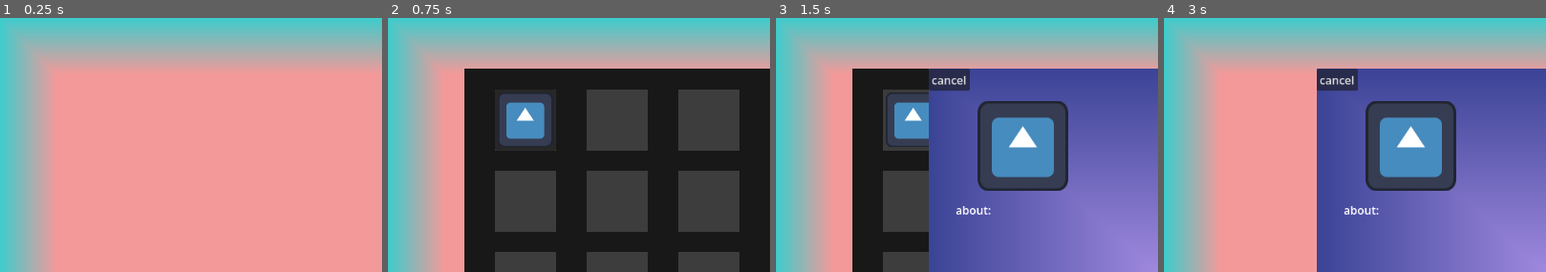
Above: before the commit, frames 1-4 (left to right).
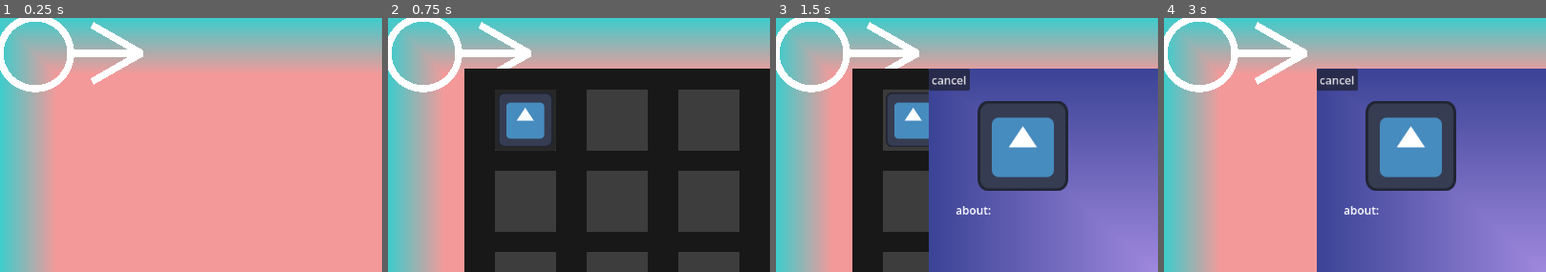
Above: after the commit, the same moments.

Repository: smkillerz777-star/Magia-Infinita
Game: Godot game, scene res://main_game.tscn
Two runs of this game, one before a commit and one after it. Both use one fixed random seed, a clock stepped at 60 frames per second and the inputs below. The engine's default icon, where the game draws it, is replaced by a stand-in: a white triangle on a blue panel in a dark square.
Inputs (mouse positions are % of the whole screen's width and height, from its top left):
- Up to frame 1 (0.25 s): no input
- Up to frame 2 (0.75 s): click "inventory" at 0.5 s
- Up to frame 3 (1.5 s): click (18, 20) at 1.25 s
- Up to frame 4 (3 s): click "use" at 2 s; click "cancel" at 2.75 s
The pictures show only the part of the screen within x 0-50%, y 0-50%; the shares and areas given below are measured in that part.

The runs differ from the first frame. In frame 1, 2.7% of the frame differs, in the area x 0-38%, y 0-30%; in frame 2, 2.5%; in frame 3, 2.5%; in frame 4, 2.7%.

Commit message:
added custom class for p dollar recognition,point,symbols
now their is a dedicated class for recognizor which uses p dollar algorithm to detect the symbols it is faster than n dollar which i was gonna use for multistoke and has multistroke functionality unlike 1 dollar algorithm and it was quite simple i had to read its research paper of 8 pages to fully grasp . added the point class which will the base class for all the templates and inputted gestures this took all day because i had to study the algorithm

Diff:
--- /dev/null
+++ b/magia-infinita/Point.gd
@@ -0,0 +1,13 @@
+extends Node
+class_name Point
+@export var stroke_id  = 0
+@export var x = 0
+@export var y = 0
+func distance_to(point):
+    var p1 = Vector2(x,y)
+    var p2 = Vector2(point.x,point.y)
+    return p1.distance_to(p2)
+func _init(p_x,p_y,p_stroke_id):
+    x = p_x
+    y = p_y
+    stroke_id = p_stroke_id
--- /dev/null
+++ b/magia-infinita/Symbols.gd
@@ -0,0 +1,368 @@
+extends Node
+class_name Symbols
+static var direction_sign : Array[Point] = [
+Point.new(50.0, 0.0,0),
+Point.new(49.99239, 0.87262,0),
+Point.new(49.96954, 1.744975,0),
+Point.new(49.93148, 2.616798,0),
+Point.new(49.8782, 3.487824,0),
+Point.new(49.80973, 4.357787,0),
+Point.new(49.72609, 5.226423,0),
+Point.new(49.62731, 6.093467,0),
+Point.new(49.5134, 6.958655,0),
+Point.new(49.38442, 7.821723,0),
+Point.new(49.24039, 8.682409,0),
+Point.new(49.08136, 9.54045,0),
+Point.new(48.90738, 10.39558,0),
+Point.new(48.7185, 11.24755,0),
+Point.new(48.51479, 12.0961,0),
+Point.new(48.29629, 12.94095,0),
+Point.new(48.06308, 13.78187,0),
+Point.new(47.81524, 14.61859,0),
+Point.new(47.55283, 15.45085,0),
+Point.new(47.27593, 16.27841,0),
+Point.new(46.98463, 17.10101,0),
+Point.new(46.67902, 17.9184,0),
+Point.new(46.35919, 18.73033,0),
+Point.new(46.02524, 19.53656,0),
+Point.new(45.67727, 20.33683,0),
+Point.new(45.31539, 21.13091,0),
+Point.new(44.9397, 21.91856,0),
+Point.new(44.55033, 22.69953,0),
+Point.new(44.14738, 23.47358,0),
+Point.new(43.73098, 24.24048,0),
+Point.new(43.30127, 25.0,0),
+Point.new(42.85836, 25.7519,0),
+Point.new(42.4024, 26.49596,0),
+Point.new(41.93353, 27.23195,0),
+Point.new(41.45188, 27.95964,0),
+Point.new(40.9576, 28.67882,0),
+Point.new(40.45085, 29.38926,0),
+Point.new(39.93177, 30.09075,0),
+Point.new(39.40054, 30.78307,0),
+Point.new(38.8573, 31.46602,0),
+Point.new(38.30222, 32.13938,0),
+Point.new(37.73548, 32.80295,0),
+Point.new(37.15724, 33.45653,0),
+Point.new(36.56768, 34.09992,0),
+Point.new(35.96699, 34.73292,0),
+Point.new(35.35534, 35.35534,0),
+Point.new(34.73292, 35.96699,0),
+Point.new(34.09992, 36.56768,0),
+Point.new(33.45653, 37.15724,0),
+Point.new(32.80295, 37.73548,0),
+Point.new(32.13938, 38.30222,0),
+Point.new(31.46602, 38.8573,0),
+Point.new(30.78307, 39.40054,0),
+Point.new(30.09075, 39.93177,0),
+Point.new(29.38926, 40.45085,0),
+Point.new(28.67882, 40.9576,0),
+Point.new(27.95964, 41.45188,0),
+Point.new(27.23195, 41.93353,0),
+Point.new(26.49596, 42.4024,0),
+Point.new(25.7519, 42.85836,0),
+Point.new(25.0, 43.30127,0),
+Point.new(24.24048, 43.73098,0),
+Point.new(23.47358, 44.14738,0),
+Point.new(22.69953, 44.55033,0),
+Point.new(21.91856, 44.9397,0),
+Point.new(21.13091, 45.31539,0),
+Point.new(20.33683, 45.67727,0),
+Point.new(19.53656, 46.02524,0),
+Point.new(18.73033, 46.35919,0),
+Point.new(17.9184, 46.67902,0),
+Point.new(17.10101, 46.98463,0),
+Point.new(16.27841, 47.27593,0),
+Point.new(15.45085, 47.55283,0),
+Point.new(14.61859, 47.81524,0),
+Point.new(13.78187, 48.06308,0),
+Point.new(12.94095, 48.29629,0),
+Point.new(12.0961, 48.51479,0),
+Point.new(11.24755, 48.7185,0),
+Point.new(10.39558, 48.90738,0),
+Point.new(9.54045, 49.08136,0),
+Point.new(8.682409, 49.24039,0),
+Point.new(7.821723, 49.38442,0),
+Point.new(6.958655, 49.5134,0),
+Point.new(6.093467, 49.62731,0),
+Point.new(5.226423, 49.72609,0),
+Point.new(4.357787, 49.80973,0),
+Point.new(3.487824, 49.8782,0),
+Point.new(2.616798, 49.93148,0),
+Point.new(1.744975, 49.96954,0),
+Point.new(0.87262, 49.99239,0),
+Point.new(0.0, 50.0,0),
+Point.new(-0.87262, 49.99239,0),
+Point.new(-1.744975, 49.96954,0),
+Point.new(-2.616798, 49.93148,0),
+Point.new(-3.487824, 49.8782,0),
+Point.new(-4.357787, 49.80973,0),
+Point.new(-5.226423, 49.72609,0),
+Point.new(-6.093467, 49.62731,0),
+Point.new(-6.958655, 49.5134,0),
+Point.new(-7.821723, 49.38442,0),
+Point.new(-8.682409, 49.24039,0),
+Point.new(-9.54045, 49.08136,0),
+Point.new(-10.39558, 48.90738,0),
+Point.new(-11.24755, 48.7185,0),
+Point.new(-12.0961, 48.51479,0),
+Point.new(-12.94095, 48.29629,0),
+Point.new(-13.78187, 48.06308,0),
+Point.new(-14.61859, 47.81524,0),
+Point.new(-15.45085, 47.55283,0),
+Point.new(-16.27841, 47.27593,0),
+Point.new(-17.10101, 46.98463,0),
+Point.new(-17.9184, 46.67902,0),
+Point.new(-18.73033, 46.35919,0),
+Point.new(-19.53656, 46.02524,0),
+Point.new(-20.33683, 45.67727,0),
+Point.new(-21.13091, 45.31539,0),
+Point.new(-21.91856, 44.9397,0),
+Point.new(-22.69953, 44.55033,0),
+Point.new(-23.47358, 44.14738,0),
+Point.new(-24.24048, 43.73098,0),
+Point.new(-25.0, 43.30127,0),
+Point.new(-25.7519, 42.85836,0),
+Point.new(-26.49596, 42.4024,0),
+Point.new(-27.23195, 41.93353,0),
+Point.new(-27.95964, 41.45188,0),
+Point.new(-28.67882, 40.9576,0),
+Point.new(-29.38926, 40.45085,0),
+Point.new(-30.09075, 39.93177,0),
+Point.new(-30.78307, 39.40054,0),
+Point.new(-31.46602, 38.8573,0),
+Point.new(-32.13938, 38.30222,0),
+Point.new(-32.80295, 37.73548,0),
+Point.new(-33.45653, 37.15724,0),
+Point.new(-34.09992, 36.56768,0),
+Point.new(-34.73292, 35.96699,0),
+Point.new(-35.35534, 35.35534,0),
+Point.new(-35.96699, 34.73292,0),
+Point.new(-36.56768, 34.09992,0),
+Point.new(-37.15724, 33.45653,0),
+Point.new(-37.73548, 32.80295,0),
+Point.new(-38.30222, 32.13938,0),
+Point.new(-38.8573, 31.46602,0),
+Point.new(-39.40054, 30.78307,0),
+Point.new(-39.93177, 30.09075,0),
+Point.new(-40.45085, 29.38926,0),
+Point.new(-40.9576, 28.67882,0),
+Point.new(-41.45188, 27.95964,0),
+Point.new(-41.93353, 27.23195,0),
+Point.new(-42.4024, 26.49596,0),
+Point.new(-42.85836, 25.7519,0),
+Point.new(-43.30127, 25.0,0),
+Point.new(-43.73098, 24.24048,0),
+Point.new(-44.14738, 23.47358,0),
+Point.new(-44.55033, 22.69953,0),
+Point.new(-44.9397, 21.91856,0),
+Point.new(-45.31539, 21.13091,0),
+Point.new(-45.67727, 20.33683,0),
+Point.new(-46.02524, 19.53656,0),
+Point.new(-46.35919, 18.73033,0),
+Point.new(-46.67902, 17.9184,0),
+Point.new(-46.98463, 17.10101,0),
+Point.new(-47.27593, 16.27841,0),
+Point.new(-47.55283, 15.45085,0),
+Point.new(-47.81524, 14.61859,0),
+Point.new(-48.06308, 13.78187,0),
+Point.new(-48.29629, 12.94095,0),
+Point.new(-48.51479, 12.0961,0),
+Point.new(-48.7185, 11.24755,0),
+Point.new(-48.90738, 10.39558,0),
+Point.new(-49.08136, 9.54045,0),
+Point.new(-49.24039, 8.682409,0),
+Point.new(-49.38442, 7.821723,0),
+Point.new(-49.5134, 6.958655,0),
+Point.new(-49.62731, 6.093467,0),
+Point.new(-49.72609, 5.226423,0),
+Point.new(-49.80973, 4.357787,0),
+Point.new(-49.8782, 3.487824,0),
+Point.new(-49.93148, 2.616798,0),
+Point.new(-49.96954, 1.744975,0),
+Point.new(-49.99239, 0.87262,0),
+Point.new(-50.0, 0.0,0),
+Point.new(-49.99239, -0.87262,0),
+Point.new(-49.96954, -1.744975,0),
+Point.new(-49.93148, -2.616798,0),
+Point.new(-49.8782, -3.487824,0),
+Point.new(-49.80973, -4.357787,0),
+Point.new(-49.72609, -5.226423,0),
+Point.new(-49.62731, -6.093467,0),
+Point.new(-49.5134, -6.958655,0),
+Point.new(-49.38442, -7.821723,0),
+Point.new(-49.24039, -8.682409,0),
+Point.new(-49.08136, -9.54045,0),
+Point.new(-48.90738, -10.39558,0),
+Point.new(-48.7185, -11.24755,0),
+Point.new(-48.51479, -12.0961,0),
+Point.new(-48.29629, -12.94095,0),
+Point.new(-48.06308, -13.78187,0),
+Point.new(-47.81524, -14.61859,0),
+Point.new(-47.55283, -15.45085,0),
+Point.new(-47.27593, -16.27841,0),
+Point.new(-46.98463, -17.10101,0),
+Point.new(-46.67902, -17.9184,0),
+Point.new(-46.35919, -18.73033,0),
+Point.new(-46.02524, -19.53656,0),
+Point.new(-45.67727, -20.33683,0),
+Point.new(-45.31539, -21.13091,0),
+Point.new(-44.9397, -21.91856,0),
+Point.new(-44.55033, -22.69953,0),
+Point.new(-44.14738, -23.47358,0),
+Point.new(-43.73098, -24.24048,0),
+Point.new(-43.30127, -25.0,0),
+Point.new(-42.85836, -25.7519,0),
+Point.new(-42.4024, -26.49596,0),
+Point.new(-41.93353, -27.23195,0),
+Point.new(-41.45188, -27.95964,0),
+Point.new(-40.9576, -28.67882,0),
+Point.new(-40.45085, -29.38926,0),
+Point.new(-39.93177, -30.09075,0),
+Point.new(-39.40054, -30.78307,0),
+Point.new(-38.8573, -31.46602,0),
+Point.new(-38.30222, -32.13938,0),
+Point.new(-37.73548, -32.80295,0),
+Point.new(-37.15724, -33.45653,0),
+Point.new(-36.56768, -34.09992,0),
+Point.new(-35.96699, -34.73292,0),
+Point.new(-35.35534, -35.35534,0),
+Point.new(-34.73292, -35.96699,0),
+Point.new(-34.09992, -36.56768,0),
+Point.new(-33.45653, -37.15724,0),
+Point.new(-32.80295, -37.73548,0),
+Point.new(-32.13938, -38.30222,0),
+Point.new(-31.46602, -38.8573,0),
+Point.new(-30.78307, -39.40054,0),
+Point.new(-30.09075, -39.93177,0),
+Point.new(-29.38926, -40.45085,0),
+Point.new(-28.67882, -40.9576,0),
+Point.new(-27.95964, -41.45188,0),
+Point.new(-27.23195, -41.93353,0),
+Point.new(-26.49596, -42.4024,0),
+Point.new(-25.7519, -42.85836,0),
+Point.new(-25.0, -43.30127,0),
+Point.new(-24.24048, -43.73098,0),
+Point.new(-23.47358, -44.14738,0),
+Point.new(-22.69953, -44.55033,0),
+Point.new(-21.91856, -44.9397,0),
+Point.new(-21.13091, -45.31539,0),
+Point.new(-20.33683, -45.67727,0),
+Point.new(-19.53656, -46.02524,0),
+Point.new(-18.73033, -46.35919,0),
+Point.new(-17.9184, -46.67902,0),
+Point.new(-17.10101, -46.98463,0),
+Point.new(-16.27841, -47.27593,0),
+Point.new(-15.45085, -47.55283,0),
+Point.new(-14.61859, -47.81524,0),
+Point.new(-13.78187, -48.06308,0),
+Point.new(-12.94095, -48.29629,0),
+Point.new(-12.0961, -48.51479,0),
+Point.new(-11.24755, -48.7185,0),
+Point.new(-10.39558, -48.90738,0),
+Point.new(-9.54045, -49.08136,0),
+Point.new(-8.682409, -49.24039,0),
+Point.new(-7.821723, -49.38442,0),
+Point.new(-6.958655, -49.5134,0),
+Point.new(-6.093467, -49.62731,0),
+Point.new(-5.226423, -49.72609,0),
+Point.new(-4.357787, -49.80973,0),
+Point.new(-3.487824, -49.8782,0),
+Point.new(-2.616798, -49.93148,0),
+Point.new(-1.744975, -49.96954,0),
+Point.new(-0.87262, -49.99239,0),
+Point.new(-0.0, -50.0,0),
+Point.new(0.87262, -49.99239,0),
+Point.new(1.744975, -49.96954,0),
+Point.new(2.616798, -49.93148,0),
+Point.new(3.487824, -49.8782,0),
+Point.new(4.357787, -49.80973,0),
+Point.new(5.226423, -49.72609,0),
+Point.new(6.093467, -49.62731,0),
+Point.new(6.958655, -49.5134,0),
+Point.new(7.821723, -49.38442,0),
+Point.new(8.682409, -49.24039,0),
+Point.new(9.54045, -49.08136,0),
+Point.new(10.39558, -48.90738,0),
+Point.new(11.24755, -48.7185,0),
+Point.new(12.0961, -48.51479,0),
+Point.new(12.94095, -48.29629,0),
+Point.new(13.78187, -48.06308,0),
+Point.new(14.61859, -47.81524,0),
+Point.new(15.45085, -47.55283,0),
+Point.new(16.27841, -47.27593,0),
+Point.new(17.10101, -46.98463,0),
+Point.new(17.9184, -46.67902,0),
+Point.new(18.73033, -46.35919,0),
+Point.new(19.53656, -46.02524,0),
+Point.new(20.33683, -45.67727,0),
+Point.new(21.13091, -45.31539,0),
+Point.new(21.91856, -44.9397,0),
+Point.new(22.69953, -44.55033,0),
+Point.new(23.47358, -44.14738,0),
+Point.new(24.24048, -43.73098,0),
+Point.new(25.0, -43.30127,0),
+Point.new(25.7519, -42.85836,0),
+Point.new(26.49596, -42.4024,0),
+Point.new(27.23195, -41.93353,0),
+Point.new(27.95964, -41.45188,0),
+Point.new(28.67882, -40.9576,0),
+Point.new(29.38926, -40.45085,0),
+Point.new(30.09075, -39.93177,0),
+Point.new(30.78307, -39.40054,0),
+Point.new(31.46602, -38.8573,0),
+Point.new(32.13938, -38.30222,0),
+Point.new(32.80295, -37.73548,0),
+Point.new(33.45653, -37.15724,0),
+Point.new(34.09992, -36.56768,0),
+Point.new(34.73292, -35.96699,0),
+Point.new(35.35534, -35.35534,0),
+Point.new(35.96699, -34.73292,0),
+Point.new(36.56768, -34.09992,0),
+Point.new(37.15724, -33.45653,0),
+Point.new(37.73548, -32.80295,0),
+Point.new(38.30222, -32.13938,0),
+Point.new(38.8573, -31.46602,0),
+Point.new(39.40054, -30.78307,0),
+Point.new(39.93177, -30.09075,0),
+Point.new(40.45085, -29.38926,0),
+Point.new(40.9576, -28.67882,0),
+Point.new(41.45188, -27.95964,0),
+Point.new(41.93353, -27.23195,0),
+Point.new(42.4024, -26.49596,0),
+Point.new(42.85836, -25.7519,0),
+Point.new(43.30127, -25.0,0),
+Point.new(43.73098, -24.24048,0),
+Point.new(44.14738, -23.47358,0),
+Point.new(44.55033, -22.69953,0),
+Point.new(44.9397, -21.91856,0),
+Point.new(45.31539, -21.13091,0),
+Point.new(45.67727, -20.33683,0),
+Point.new(46.02524, -19.53656,0),
+Point.new(46.35919, -18.73033,0),
+Point.new(46.67902, -17.9184,0),
+Point.new(46.98463, -17.10101,0),
+Point.new(47.27593, -16.27841,0),
+Point.new(47.55283, -15.45085,0),
+Point.new(47.81524, -14.61859,0),
+Point.new(48.06308, -13.78187,0),
+Point.new(48.29629, -12.94095,0),
+Point.new(48.51479, -12.0961,0),
+Point.new(48.7185, -11.24755,0),
+Point.new(48.90738, -10.39558,0),
+Point.new(49.08136, -9.54045,0),
+Point.new(49.24039, -8.682409,0),
+Point.new(49.38442, -7.821723,0),
+Point.new(49.5134, -6.958655,0),
+Point.new(49.62731, -6.093467,0),
+Point.new(49.72609, -5.226423,0),
+Point.new(49.80973, -4.357787,0),
+Point.new(49.8782, -3.487824,0),
+Point.new(49.93148, -2.616798,0),
+Point.new(49.96954, -1.744975,0),
+Point.new(49.99239, -0.87262,0),
+Point.new(50.0, 0.0,0),
+Point.new(150.0, 0.0,0),
+Point.new(80.0, 40.0,0),
+Point.new(150.0, 0.0,0),
+Point.new(80.0, -40.0,0)]
--- a/magia-infinita/main_game.gd
+++ b/magia-infinita/main_game.gd
@@ -2,17 +2,17 @@
 var i = 0
 var completed = 0
 var first = true
+func _ready() -> void:
+	draw_template(Symbols.direction_sign)
 func _process(_delta):
 	if(Input.is_action_just_pressed("draw")):
 		$lines.add_child(customLine2D.new())
 	elif(Input.is_action_pressed("draw")):
 		$lines.get_child(i).add_point((get_global_mouse_position()))
 		if(is_complete($lines.get_child(i)) and $lines.get_child(i).points.size()>50 and not is_dot($lines.get_child(i))):
-			$lines.get_child(i).default_color = Color(0,0,0,1)
 			$lines.get_child(i).category = get_category($lines.get_child(i))
-			print($lines.get_child(i).category)
+			create_new($lines.get_child(i))
 			$lines.add_child(customLine2D.new())
-			i+=1
 		elif($lines.get_child(i).points.size()>40 and line_size($lines.get_child(i))>30):
 			if($lines.get_child(i).category == "default"):
 				$lines.get_child(i).category = get_category($lines.get_child(i))
@@ -20,10 +20,8 @@
 				if(get_category($lines.get_child(i))=="circle" and $lines.get_child(i).category=="partial circle"):
 					$lines.get_child(i).category="circle"
 				elif((get_category($lines.get_child(i)) != $lines.get_child(i).category)):
-					$lines.get_child(i).default_color = Color(0,0,0,1)
-					print($lines.get_child(i).category)
+					create_new($lines.get_child(i))
 					$lines.add_child(customLine2D.new())
-					i+=1
 
 	elif(Input.is_action_just_released("draw")):
 		var line = $lines.get_child(i)
@@ -31,20 +29,22 @@
 			$lines.get_child(i).queue_free()
 		elif(is_dot(line)):
 			line.category = "dot"
-			print(line.category)
-			line.default_color = Color(0,0,0,1)
-			i+=1
+			create_new(line)
 		else:
 			line.category = get_category(line)
-			print(line.category)
-			line.default_color = Color(0,0,0,1)
-			i+=1
+			create_new(line)
 
 func is_complete(line):
 	if(line.points[0].distance_to(line.points[line.points.size()-1])<5):
 			return true
 
-
+func create_new(line):
+	print(line.category)
+	line.default_color = Color(0,0,0,1)
+	if(line.category=="default"):
+		line.queue_free()
+		i-=1
+	i+=1
 func _on_inventory_pressed() -> void:
 	add_child(load("res://inventory.tscn").instantiate())
 
@@ -180,15 +180,15 @@
 
 func line_circle(radius=50):
 	var temp = []
-	temp.resize(360)
+	temp.resize(361)
 	for j in range(0,360):
 		temp[j] = Vector2(cos(deg_to_rad(j))*radius,sin(deg_to_rad(j))*radius)
-	#temp[360] = temp[0]
+	temp[360] = temp[0]
 	var line :customLine2D = customLine2D.new()
 	line.points = temp
 	return line
 
-func is_circle(line,prob=0.65):
+func is_circle(line,prob=0.75):
 	if(compare(line,line_circle())>prob):
 		return true
 	return false
@@ -258,3 +258,28 @@
 	elif(is_complete(line)):
 		return "complete"
 	return "default"
+
+func is_direction_symbol(lines):
+	var circle = null
+	var circle_count = 0
+	var straight_main = null
+	var straight_side1 = null
+	var straight_side2 = null
+
+	for line in lines:
+		if(line.category=="circle" or line.category=="partial circle"):
+			circle_count += 1
+			circle = line
+
+func draw_template(template):
+	var temp : Array[Vector2]= []
+	temp.resize(template.size())
+	var k = 0
+	for point in template:
+		temp[k] = Vector2(point.x,point.y)
+		k+=1
+	var new_line = Line2D.new()
+	new_line.points = temp
+	new_line = translate_to(new_line)
+	$lines.add_child(new_line)
+	i+=1
--- /dev/null
+++ b/magia-infinita/recognizer.gd
@@ -0,0 +1,130 @@
+extends Node
+func translate_to_origin(points : customLine2D):
+	var temp = []
+	temp.resize(points.size())
+	var k = 0
+	var centroid = Vector2(0,0)
+	for point in points:
+		centroid.x += point.x
+		centroid.y += point.y
+		temp[k] = Point.new(point.x,point.y,point.stroke_id)
+		k+=1
+	centroid /= points.size()
+	for point in temp:
+		point.x -= centroid.x
+		point.y -= centroid.y
+	return temp
+
+func scale(points):
+	var temp = []
+	temp.resize(points.size())
+	var max_x = -INF
+	var max_y = -INF
+	var min_x = INF
+	var min_y = INF
+	var k = 0
+	for point in points:
+		max_x = max(max_x,point.x)
+		max_y = max(max_y,point.y)
+		min_x = min(min_x,point.x)
+		min_y = min(min_y,point.y)
+		temp[k] = Point.new(point.x,point.y,point.stroke_id)
+		k+=1
+	var scale_factor = max(max_x-min_x,max_y-min_y)
+	var corner = Vector2(min_x,min_y)
+	k=0
+	for point in temp:
+		point.x = (point.x-corner.x)/scale_factor
+		point.y = (point.y-corner.y)/scale_factor
+	return temp
+
+func path_length(points):
+	var d = 0.0
+	for i in range(1,points.size()):
+		if(points[i-1].stroke_id==points[i].stroke_id):
+			d += points[i-1].distance_to(points[i])
+	return d
+
+func resample(points,n):
+	var interval = path_length(points)/(n-1)
+	var dis = 0.0
+	var temp = []
+	var k = 0
+	temp.resize(points.size())
+	for point in points:
+		temp[k] = point
+		k+=1
+	var new_points : Array[Point] = []
+	new_points.resize(n)
+	k = 0
+	var i = 1
+	while i < temp.size():
+		if(temp[i-1].stroke_id==temp[i]):
+			var d = temp[i-1].distance_to(temp[i])
+			if((dis+d)>interval):
+				var qx = temp[i-1].x + ((interval-dis)/d)*(temp[i].x-temp[i-1].x)
+				var qy = temp[i-1].y + ((interval-dis)/d)*(temp[i].y-temp[i-1].y)
+				var q = Point.new(qx,qy,0)
+				new_points[k] = q
+				temp.insert(i, q)
+				k+=1
+				dis = dis + d - interval
+			else:
+				dis += d
+				i+=1
+		else:
+			i+=1
+	return new_points
+
+func normalize(points,n):
+	var resampled_points = resample(points, n)
+	resampled_points = scale(resampled_points)
+	resampled_points = translate_to_origin(resampled_points)
+	return resampled_points
+
+func cloud_distance(points,template,n,start):
+	var matched : Array[bool] = []
+	matched.resize(n)
+	var sum = 0.0
+	var i = start
+	var index = 0
+	while(true):
+		var minimum = INF
+		for j in range(points.size()):
+			if(not matched[j]):
+				var d = points[i].distance_to(template[j])
+				if(d<minimum):
+					minimum = d
+					index = j
+		matched[index] = true
+		var weight = 1-((i-start+n)%n)/n
+		sum = sum + weight*minimum
+		i=(i+1)%n
+		if(i==start):
+			break
+	return sum
+
+func greedy_cloud_match(points,template,n):
+	var epsilon = 0.5
+	var step = max(1,int(pow(n,1-epsilon)))
+	var minimum = INF
+	var i = 0
+	while(i<n):
+		var d1 = cloud_distance(points,template,n,i)
+		var d2 = cloud_distance(template,points,n,i)
+		minimum = min(d1,d2,minimum)
+		i += step
+	return minimum
+
+func p_recognizer(points,templates):
+	var n = 32
+	var normalized_points = normalize(points,n)
+	var score = INF
+	var result = 0
+	for template in templates:
+		var normalized_template = normalize(template,n)
+		var d = greedy_cloud_match(normalized_points,normalized_template,n)
+		if(score>d):
+			score = d
+			result = template
+	return {"template": result, "score": score}
Not shown, added: magia-infinita/Point.gd.uid
Not shown, added: magia-infinita/Symbols.gd.uid
Not shown, added: magia-infinita/recognizer.gd.uid
